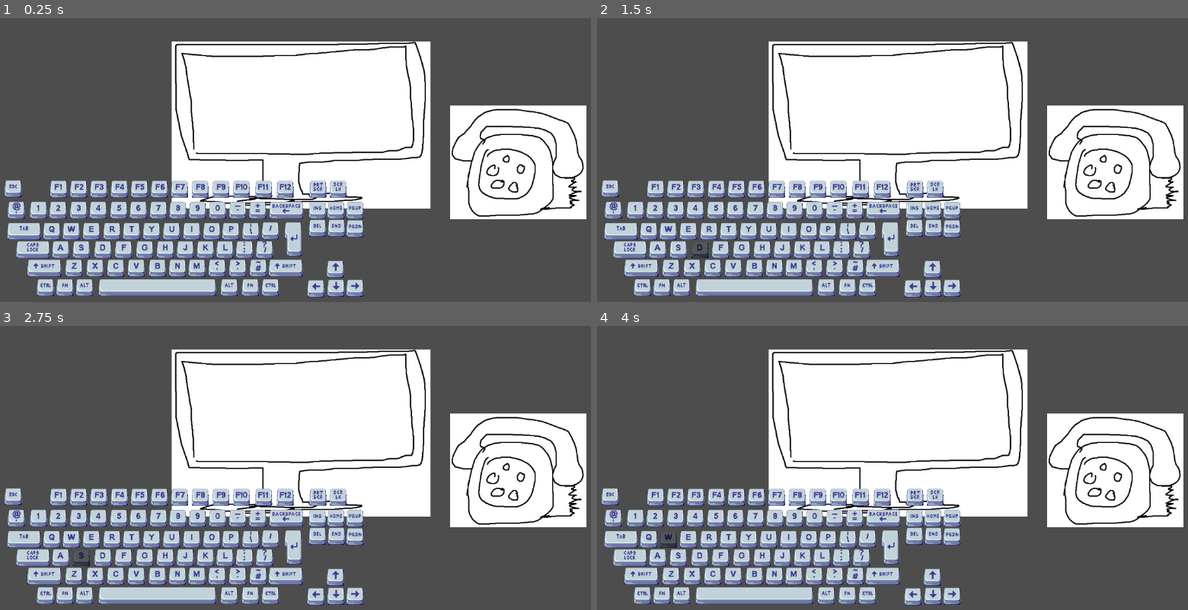
Above: before the commit, frames 1-4 (two rows, left to right).
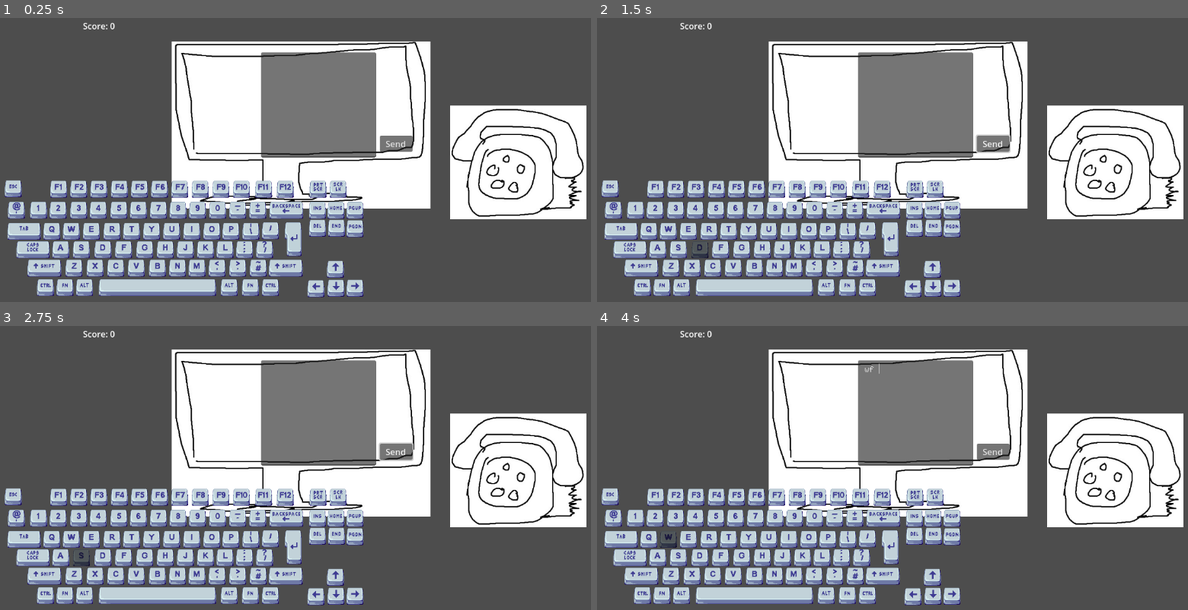
Above: after the commit, the same moments.

Repository: Omar-B-Maldonado/Cubicle-Chaos
Game: Godot game, scene res://Scenes/game.tscn
Same seed, same stepped clock (60 frames per second), same inputs: the game is played once before the commit and once after it.
Inputs (mouse positions are in pixels of both pictures, inside the frame that each line leads up to):
- Up to frame 1 (0.25 s): no input
- Up to frame 2 (1.5 s): click (992, 142) at 0.5 s, where only the run after the commit has a clickable "Send"; tap Enter at 1.25 s; move the mouse to (1117, 154) at 1.27 s; hold D from 1.28 s (still down); tap B at 1.35 s; click (1117, 154) at 1.42 s
- Up to frame 3 (2.75 s): tap Space at 1.52, 2, 2.27 s; move the mouse to (171, 499) at 2.02 s; release D at 2.03 s; hold S from 2.03 s (still down); tap C at 2.1 s; click (171, 499) at 2.17 s
- Up to frame 4 (4 s): tap Enter at 2.75 s; move the mouse to (945, 408) at 2.77 s; release S at 2.78 s; hold D 2.78-3.53 s; tap E at 2.85 s; click (945, 408) at 2.92 s; tap Space at 3.5, 3.77 s; move the mouse to (857, 550) at 3.52 s; hold W from 3.53 s (still down); tap F at 3.6 s; click (857, 550) at 3.67 s

The runs differ from the first frame. In frame 1, 7.6% of the frame differs, in the area x 14-70%, y 1-50%; in frame 2, 7.6%; in frame 3, 7.6%; in frame 4, 7.6%.

Commit message:
Added email input and submission
- added a textarea where you can input text and hit submit to send your email
 - the email  content gets checked against all of the correct answers and effects the score, which is displayed to the screen

Diff:
--- a/project/Scenes/computer.tscn
+++ b/project/Scenes/computer.tscn
@@ -1,11 +1,14 @@
-[gd_scene load_steps=3 format=3 uid="uid://bipstddw3iioq"]
+[gd_scene load_steps=5 format=3 uid="uid://bipstddw3iioq"]
 
+[ext_resource type="Script" path="res://Scripts/computer.gd" id="1_n58x2"]
 [ext_resource type="Texture2D" uid="uid://b2l8gitywl3m3" path="res://Images/computer.jpg" id="1_y4qok"]
+[ext_resource type="FontFile" uid="uid://0wnspmv7qpwf" path="res://Fonts/monogram-extended.ttf" id="2_85808"]
 
 [sub_resource type="RectangleShape2D" id="RectangleShape2D_txq6l"]
 size = Vector2(424, 206)
 
 [node name="Computer" type="Node2D"]
+script = ExtResource("1_n58x2")
 
 [node name="Sprite2D" type="Sprite2D" parent="."]
 position = Vector2(5, -4)
@@ -17,3 +20,23 @@
 [node name="CollisionShape2D" type="CollisionShape2D" parent="Screen"]
 position = Vector2(5, -45)
 shape = SubResource("RectangleShape2D_txq6l")
+
+[node name="EmailContent" type="TextEdit" parent="Screen"]
+custom_minimum_size = Vector2(200, 200)
+offset_left = -71.0
+offset_top = -142.0
+offset_right = 147.0
+offset_bottom = 58.0
+size_flags_vertical = 3
+theme_override_fonts/font = ExtResource("2_85808")
+theme_override_font_sizes/font_size = 24
+wrap_mode = 1
+
+[node name="Button" type="Button" parent="Screen"]
+offset_left = 154.0
+offset_top = 16.0
+offset_right = 216.0
+offset_bottom = 47.0
+text = "Send"
+
+[connection signal="pressed" from="Screen/Button" to="." method="_on_button_pressed"]
--- a/project/Scenes/game.tscn
+++ b/project/Scenes/game.tscn
@@ -28,11 +28,18 @@
 horizontal_alignment = 1
 autowrap_mode = 2
 
+[node name="Computer" parent="GameManager" instance=ExtResource("5_2qwyh")]
+z_index = -1
+position = Vector2(15, -92)
+
+[node name="Score" type="Label" parent="GameManager"]
+offset_left = -393.0
+offset_top = -296.0
+offset_right = -339.0
+offset_bottom = -264.0
+text = "Score: 0"
+
 [node name="Camera2D" type="Camera2D" parent="."]
 
 [node name="Keyboard" parent="." instance=ExtResource("4_ibdtb")]
 position = Vector2(-689, -53)
-
-[node name="Computer" parent="." instance=ExtResource("5_2qwyh")]
-z_index = -1
-position = Vector2(15, -92)
--- /dev/null
+++ b/project/Scripts/computer.gd
@@ -0,0 +1,59 @@
+extends Node2D
+
+class_name Computer
+
+@onready var game_manager  = %GameManager
+@onready var email_content = $Screen/EmailContent
+@onready var button        = $Screen/Button
+
+static var answer_set = []
+
+# Called when the node enters the scene tree for the first time.
+func _ready():
+	pass # Replace with function body.
+
+
+# Called every frame. 'delta' is the elapsed time since the previous frame.
+func _process(delta):
+	pass
+
+static func add_answers(answers):
+	answer_set.append(answers)
+
+func _on_button_pressed():
+	var email_answers = []
+	var email_text = email_content.text.strip_edges()  # Trim any leading/trailing whitespace
+	email_text     = email_text.replace("\n", " ") # Replace newlines with spaces
+	var words      = email_text.split(' ')
+	print(email_text)
+	#add the emails, names, or phone numbers to the set of answers
+	for i in range(len(words)):
+		var word = words[i]
+		if phone.ends_with_punct(word):
+			word = phone.cut_off_end_punct(word)
+		elif phone.is_upper(word) and i+1 < len(words):
+			#check if the next word is uppercase. if so, add both to answers as a name
+			var next_word = words[i+1]
+			if phone.is_upper(next_word):
+				if phone.ends_with_punct(next_word):
+					next_word = phone.cut_off_end_punct(next_word)
+				email_answers.append(word + " " + next_word) #FirstName LastName
+
+		#adds emails and phone numbers to the list of answers
+		if word.contains('@') or word.contains('-'):
+			email_answers.append(word)
+
+	print("Email answers:", email_answers)  # Debug print
+	cross_check(email_answers)
+	print(game_manager.score)
+	email_content.clear()
+
+func cross_check(answers):
+	print("crosschecking", answers)
+	print("against ", answer_set)
+
+	for word in answers:
+		for arr in answer_set:
+			if word in arr:
+				game_manager.add_points(1)
+				break
--- a/project/Scripts/game_manager.gd
+++ b/project/Scripts/game_manager.gd
@@ -1,8 +1,13 @@
 extends Node
 @onready var subtitle = $Subtitle
-@onready var phone = $Phone
-@onready var voice = %Voice
-var voice_trigger  = 0
+@onready var phone    = $Phone
+@onready var voice    = %Voice
+@onready var computer = $Computer
+@onready var score    = $Score
+
+var voice_trigger   = 0
+var current_answers = ""
+var points          = 0
 
 func set_subtitle(line):
 	subtitle.text = line
@@ -19,12 +24,17 @@
 		else: #cut off text if they stop talking because you hung up
 			subtitle.text = ""
 			break
-	print(phone.answers)
+	current_answers = phone.answers
+	Computer.add_answers(current_answers)
+
 	#wait 5 seconds after all text is shown to cut it all off
 	await get_tree().create_timer(5).timeout
 	if subtitle.visible_ratio == 1.0: phone.hang_up_tone.play()
 	subtitle.text = ""
-	phone.timer.start()
 
 func randomize_pitch(audio_player):
 	audio_player.pitch_scale = randf_range(0.7, 1.5)
+
+func add_points(num):
+	points += num
+	score.text = "Score: " + str(points)
--- a/project/Scripts/phone.gd
+++ b/project/Scripts/phone.gd
@@ -1,21 +1,24 @@
 extends Node2D
 
+class_name phone
+
 #audio
-@onready var ringing = $Ringing
-@onready var pick_up = $PickUp
-@onready var hang_up = $HangUp
-@onready var voice = $Voice
+@onready var ringing      = $Ringing
+@onready var pick_up      = $PickUp
+@onready var hang_up      = $HangUp
+@onready var voice        = $Voice
 @onready var hang_up_tone = $HangUpTone
 
-
+#functionality
 @onready var game_manager = %GameManager
-@onready var timer   = $Timer
+@onready var timer        = $Timer
 const GIBBERISH_PATH = "res://gibberish.txt"
 var lines_of_text    = []
 var answers          = []
+
+#booleans
 var is_ringing       = false
 var is_talking       = false
-var is_ready = true
 
 # Called when the node enters the scene tree for the first time.
 func _ready():
@@ -29,12 +32,12 @@
 			hang_up.play()
 			hang_up_tone.stop()
 			is_talking = false
+			if timer.time_left <= 0: timer.start() #counts down till next phone call
 
 		elif is_ringing:
 			pick_up.play()
 			ringing.stop()
 			is_ringing = false
-			is_ready = false
 
 			var line = get_random_line()
 			var words = line.split(' ') #separate the line into words
@@ -69,13 +72,13 @@
 func _process(delta):
 	pass
 
-func is_upper(char):
+static func is_upper(char):
 	return char >= 'A' and char <= 'Z'
 
-func ends_with_punct(string):
+static func ends_with_punct(string):
 	return string.ends_with(',') or string.ends_with('.')
 
-func cut_off_end_punct(string):
+static func cut_off_end_punct(string):
 	return string.substr(0, string.length() - 1)
 
 func get_random_line() -> String:
Binary file added: project/Images/submit_button.jpg
Not shown, added: project/Images/submit_button.jpg.import
